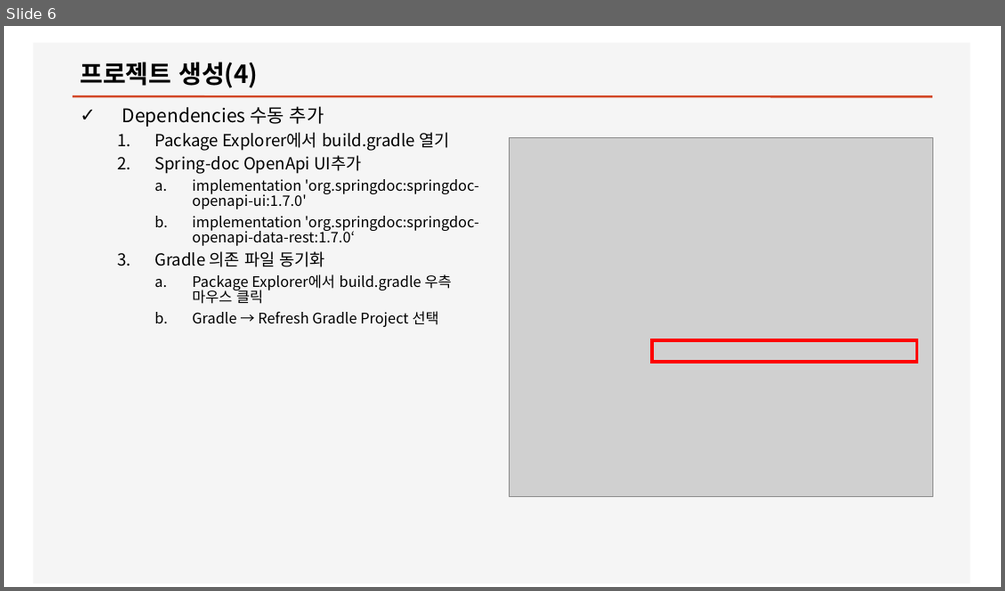
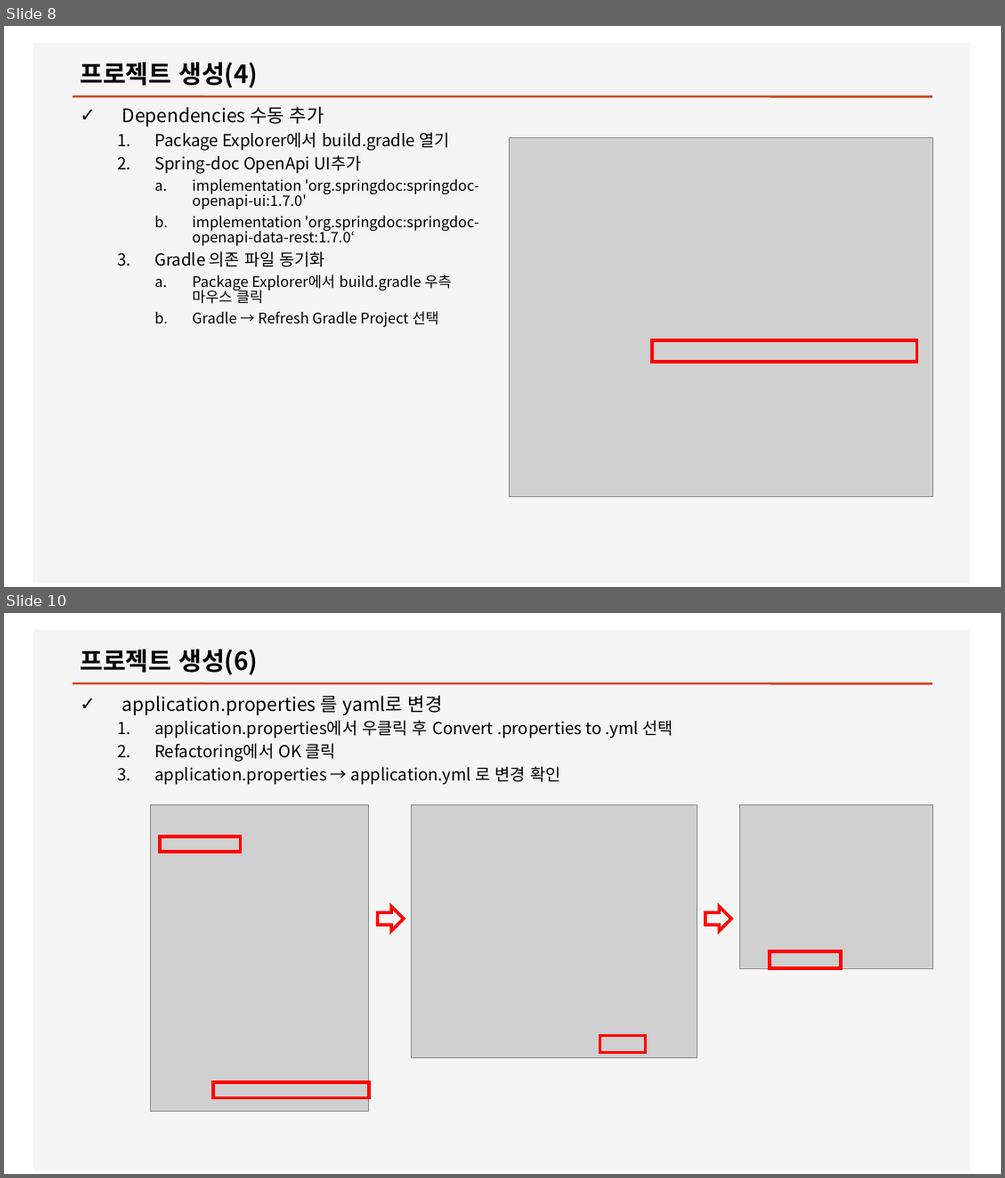
Before and after one commit to ByounggwanLee/CareMoa, a slide deck: Doc/프로젝트생성.pptx. Shown one above the other, each under a label of ours: slide 6 before the commit, slides 8 and 10 after it; the slides between them are not shown. The pictures are 1005x591 and 1005x1178 pixels, drawn with LibreOffice and Linux fonts; fonts in the diff are those of the drawing; grey boxes stand for pictures. Boxes give left, top, right and bottom in pixels: in the first picture for what was removed or moved away, otherwise in the second. Text is boxed around its words. In the diff, an @@ line names an element or a change of style, - is before the commit and + after.

Commit message:
Helper 프로젝트 및 메뉴얼 보강

```diff
--- a/Doc/프로젝트생성.pptx
+++ b/Doc/프로젝트생성.pptx
@@ slide 10 added at (4,613,1001,1174), background #FFFFFF; not listed: 2 template elements that a slide beside it also shows @@
@@ title added at (80,649,258,675), 24 pt, text #000000, bold @@
+프로젝트 생성(6)
@@ text added at (122,695,672,785), 16 pt, text #000000 @@
+✓ application.properties 를 yaml로 변경
+  1. application.properties에서 우클릭 후 Convert .properties to .yml 선택
+  2. Refactoring에서 OK 클릭
+  3. application.properties → application.yml 로 변경 확인
@@ picture added at (151,804,369,1111) @@
@@ picture added at (411,804,696,1057) @@
@@ picture added at (740,804,932,969) @@
@@ rectangle added at (160,836,241,852), outline #FF0000 3 pt @@
@@ right arrow added at (377,906,404,931), outline #FF0000 3 pt @@
@@ right arrow added at (705,906,732,931), outline #FF0000 3 pt @@
@@ rectangle added at (769,951,841,968), outline #FF0000 3 pt @@
@@ rectangle added at (600,1036,645,1053), outline #FF0000 3 pt @@
@@ rectangle added at (213,1082,369,1097), outline #FF0000 3 pt @@
@@ what was slide 6 is now slide 8 @@
```
Also in this commit, not shown: 2 slides changed, 8 other slides added, 10 other files.
